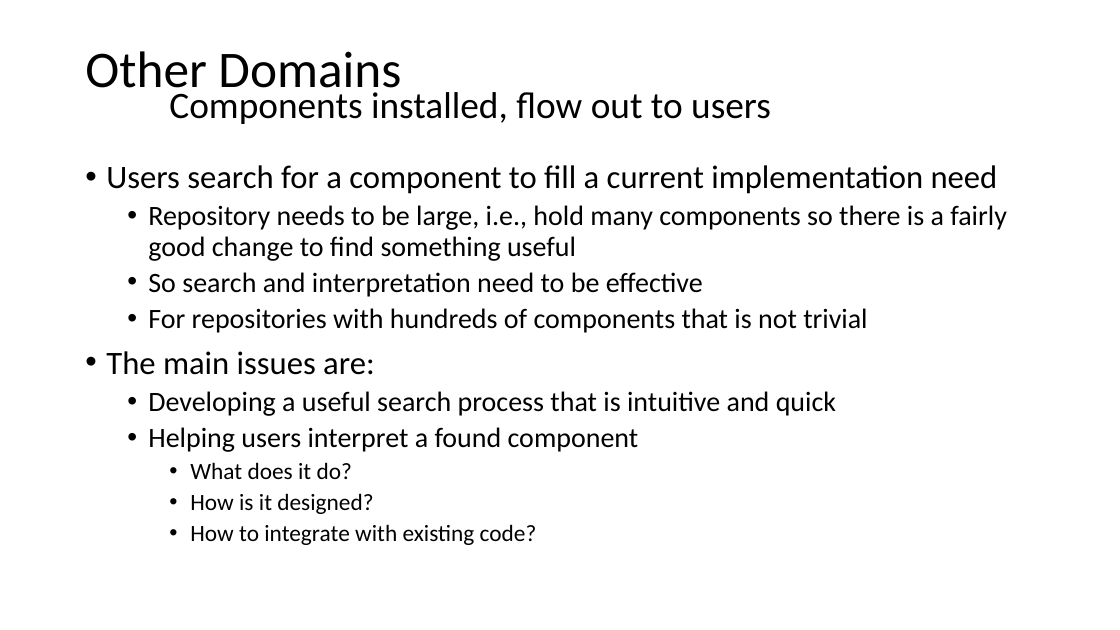
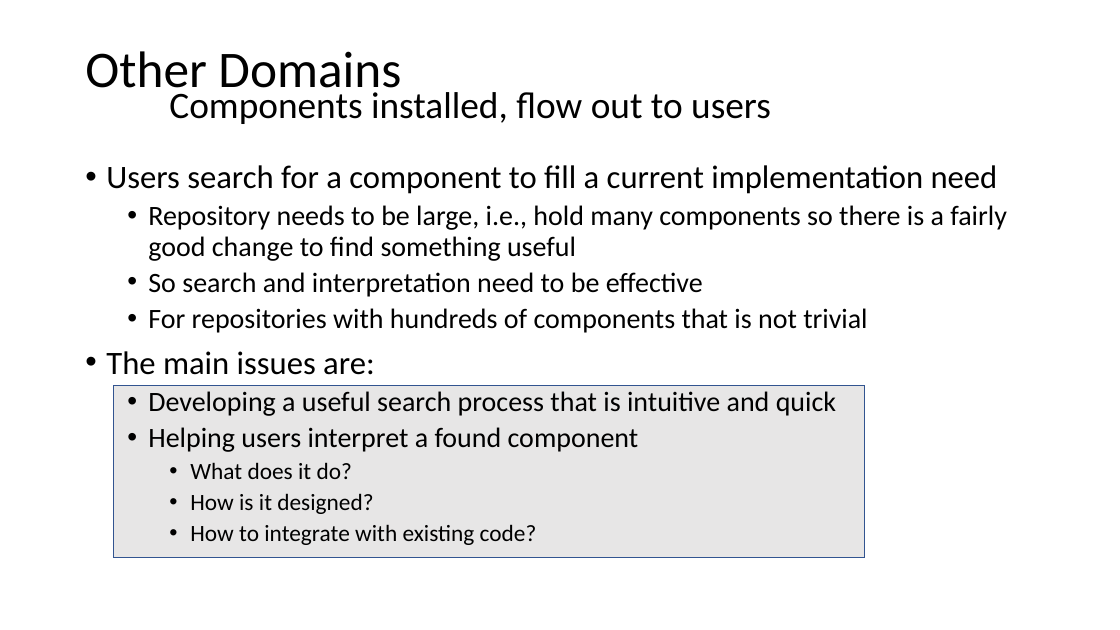
Before and after one commit to JimFawcett/JimFawcett.github.io, a slide deck: slide 4 of Resources/PublishingSourceCode.pptx. Drawn at 1120x630 pixels with LibreOffice and Linux fonts; fonts in the diff are those of the drawing. Boxes give left, top, right and bottom in pixels: in the first picture for what was removed or moved away, otherwise in the second. Text is boxed around its words. In the diff, an @@ line names an element or a change of style, - is before the commit and + after.

```diff
--- a/Resources/PublishingSourceCode.pptx
+++ b/Resources/PublishingSourceCode.pptx
@@ rectangle added at (x1=113, y1=386, x2=865, y2=557), fill #E7E6E6, outline #325491 1 pt @@
```
Also in this commit, not shown: 3 other slides changed.
